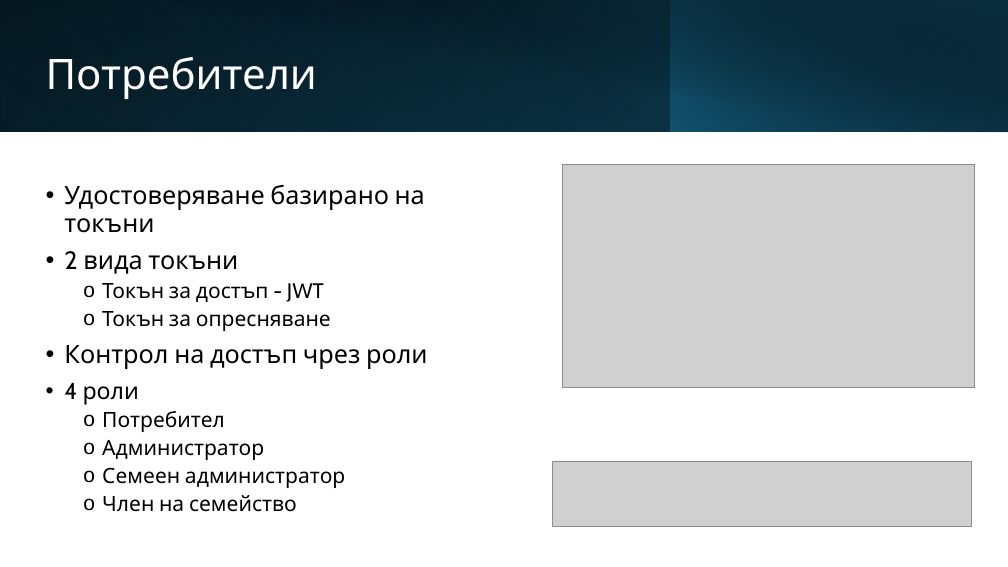
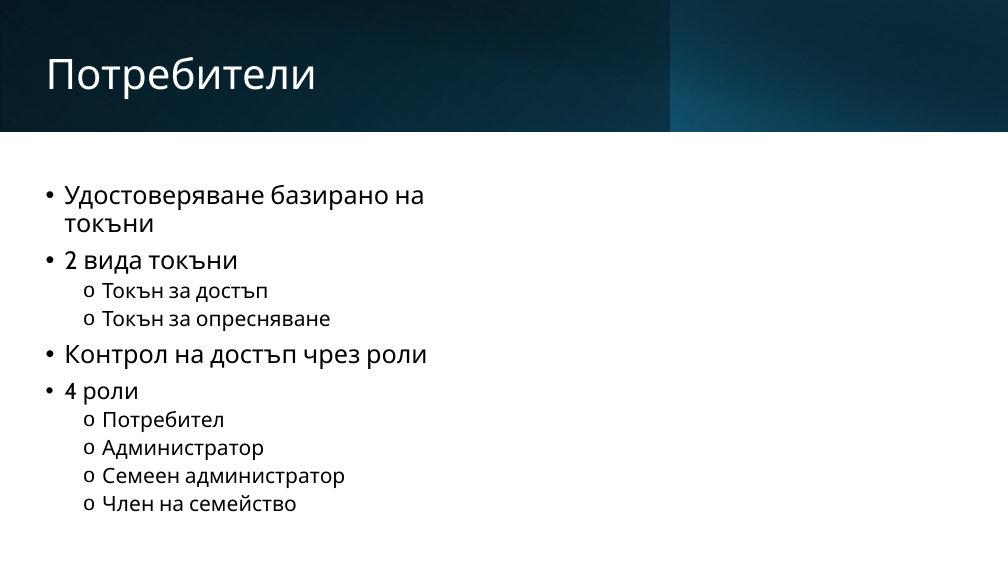
Before and after one commit to Exonault/MastersProject, a slide deck: slide 8 of Document/Presentation.pptx. Drawn at 1008x567 pixels with LibreOffice and Linux fonts; fonts in the diff are those of the drawing; grey boxes stand for pictures. Boxes give left, top, right and bottom in pixels: in the first picture for what was removed or moved away, otherwise in the second. Text is boxed around its words. In the diff, an @@ line names an element or a change of style, - is before the commit and + after.

```diff
--- a/Document/Presentation.pptx
+++ b/Document/Presentation.pptx
@@ picture removed at [563, 165, 975, 388] @@
@@ text at [102, 283, 269, 302]: text changed @@
-  o Токън за достъп - JWT
+  o Токън за достъп
@@ picture removed at [553, 461, 972, 526] @@
```
Also in this commit, not shown: 5 other slides changed.
